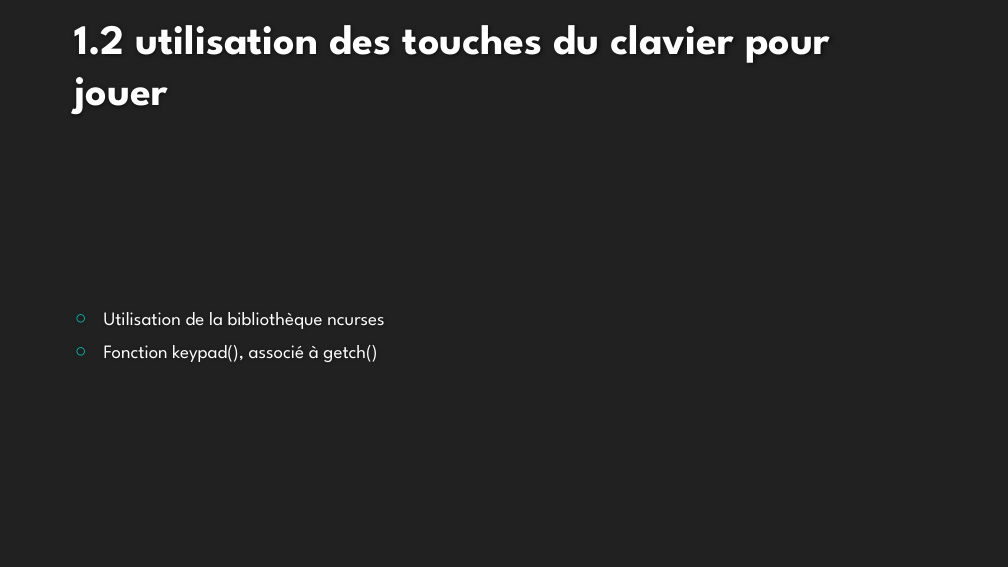
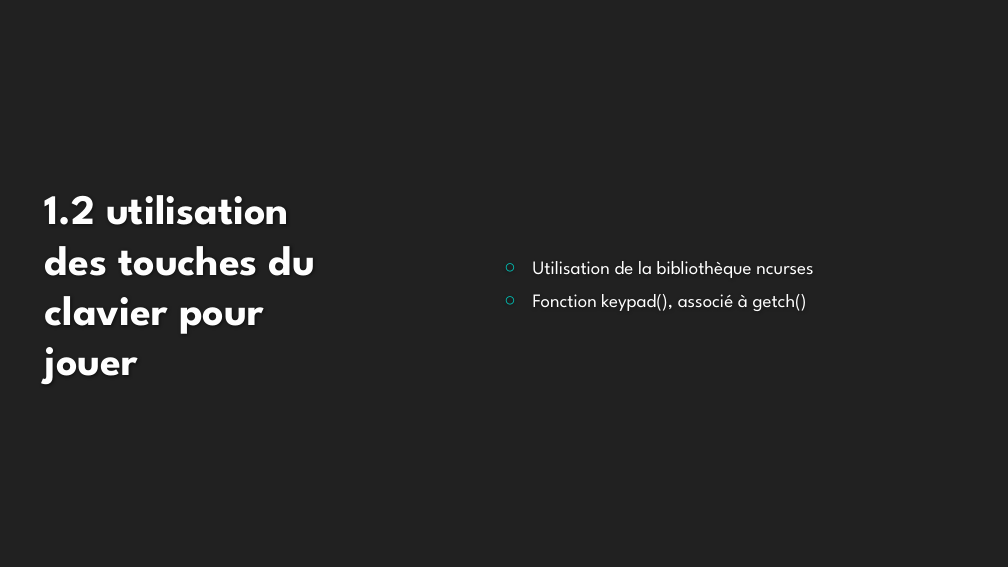
Before and after one commit to meethyrh/Projet2048v3, a slide deck: slide 6 of Soutenance.pptx. Drawn at 1008x567 pixels with LibreOffice and Linux fonts; fonts in the diff are those of the drawing; background and template pictures are left out. Boxes give left, top, right and bottom in pixels: in the first picture for what was removed or moved away, otherwise in the second. Text is boxed around its words. In the diff, an @@ line names an element or a change of style, - is before the commit and + after.

```diff
--- a/Soutenance.pptx
+++ b/Soutenance.pptx
@@ text "Utilisation de la bibliothèque ncurses": place and size @@
-text "Utilisation de la bibliothèque ncurses" at [104, 312, 384, 362]
+text "Utilisation de la bibliothèque ncurses" at [533, 261, 813, 311]
@@ title "1.2 utilisation des touches du ...": place and size @@
-title "1.2 utilisation des touches du ..." at [75, 25, 830, 114]
+title "1.2 utilisation des touches du ..." at [45, 195, 315, 384]
@@ title "1.2 utilisation des touches du ..." at [45, 195, 315, 384]: vertical alignment bottom to middle @@
```
Also in this commit, not shown: 4 other slides changed, 1 slide added, 2 other files.
